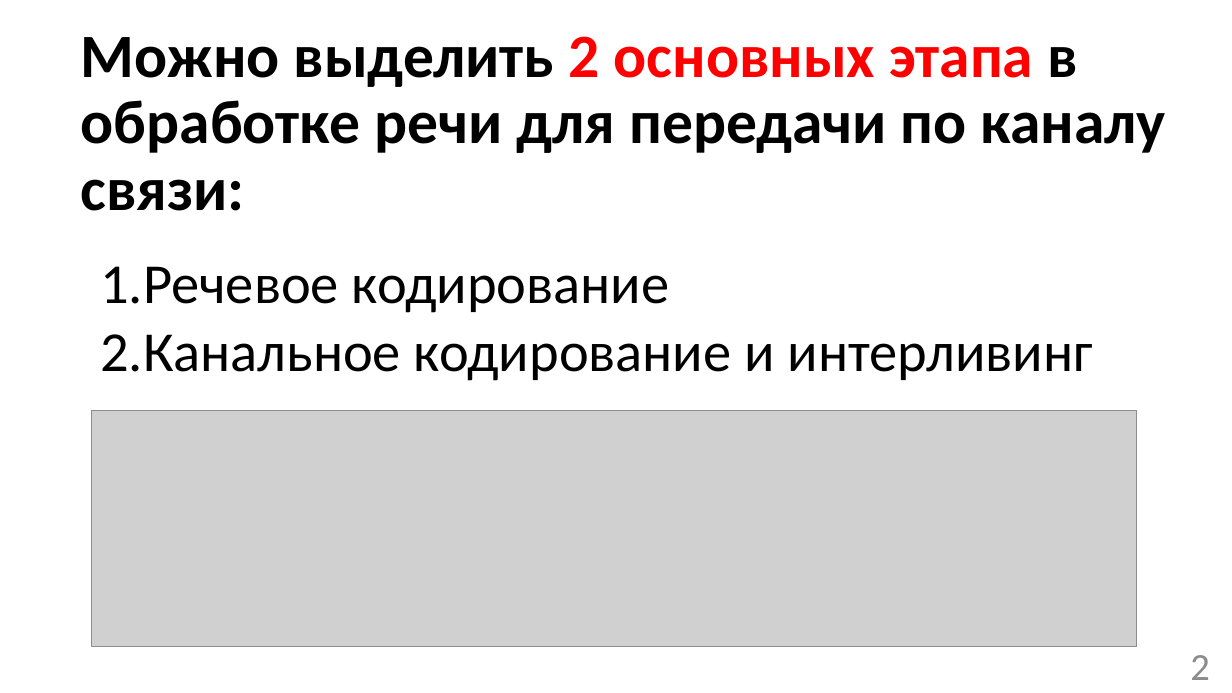
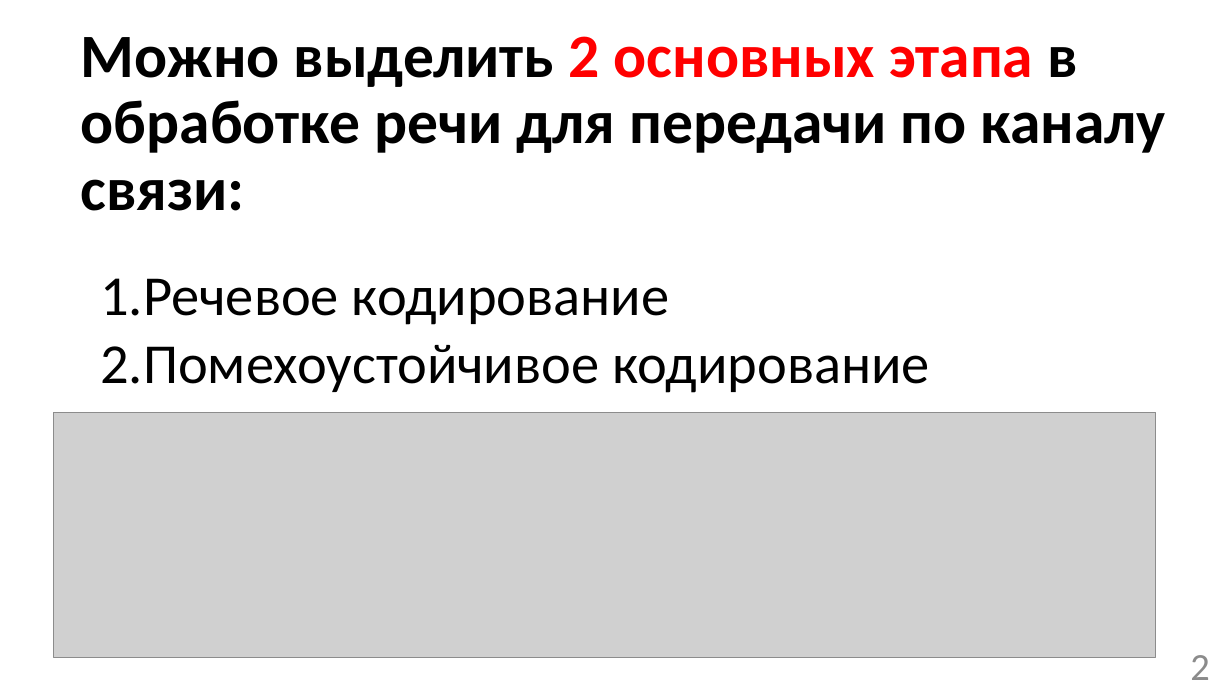
Before and after one commit to mrAdiy/rmsc_bak, a slide deck: slide 2 of Презентация бакалаврской SPEECH.pptx. Drawn at 1232x693 pixels with LibreOffice and Linux fonts; fonts in the diff are those of the drawing; grey boxes stand for pictures. Boxes give left, top, right and bottom in pixels: in the first picture for what was removed or moved away, otherwise in the second. Text is boxed around its words. In the diff, an @@ line names an element or a change of style, - is before the commit and + after.

```diff
--- a/Презентация бакалаврской SPEECH.pptx
+++ b/Презентация бакалаврской SPEECH.pptx
@@ text "Речевое кодирование": place and size @@
-text "Речевое кодирование" at (100, 266, 1093, 381)
+text "Речевое кодирование" at (100, 278, 930, 393)
@@ text at (100, 345, 930, 393): text changed @@
-2. Канальное кодирование и интерливинг
+2. Помехоустойчивое кодирование
@@ picture: place and size @@
-picture at (91, 410, 1138, 647)
+picture at (54, 412, 1156, 657)
```
Also in this commit, not shown: 7 other slides changed, 4 slides added, 8 slides removed, 1 other file.
